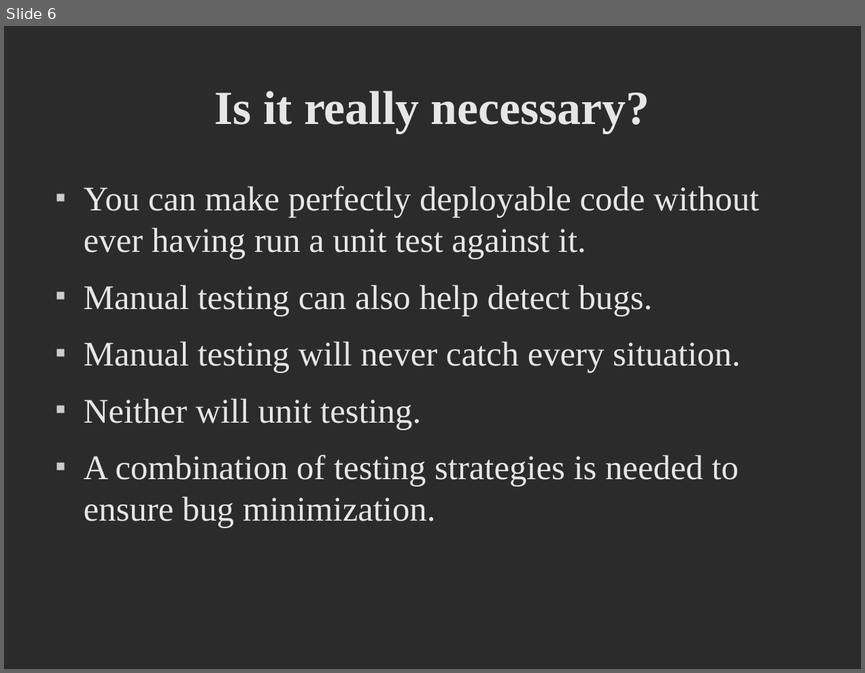
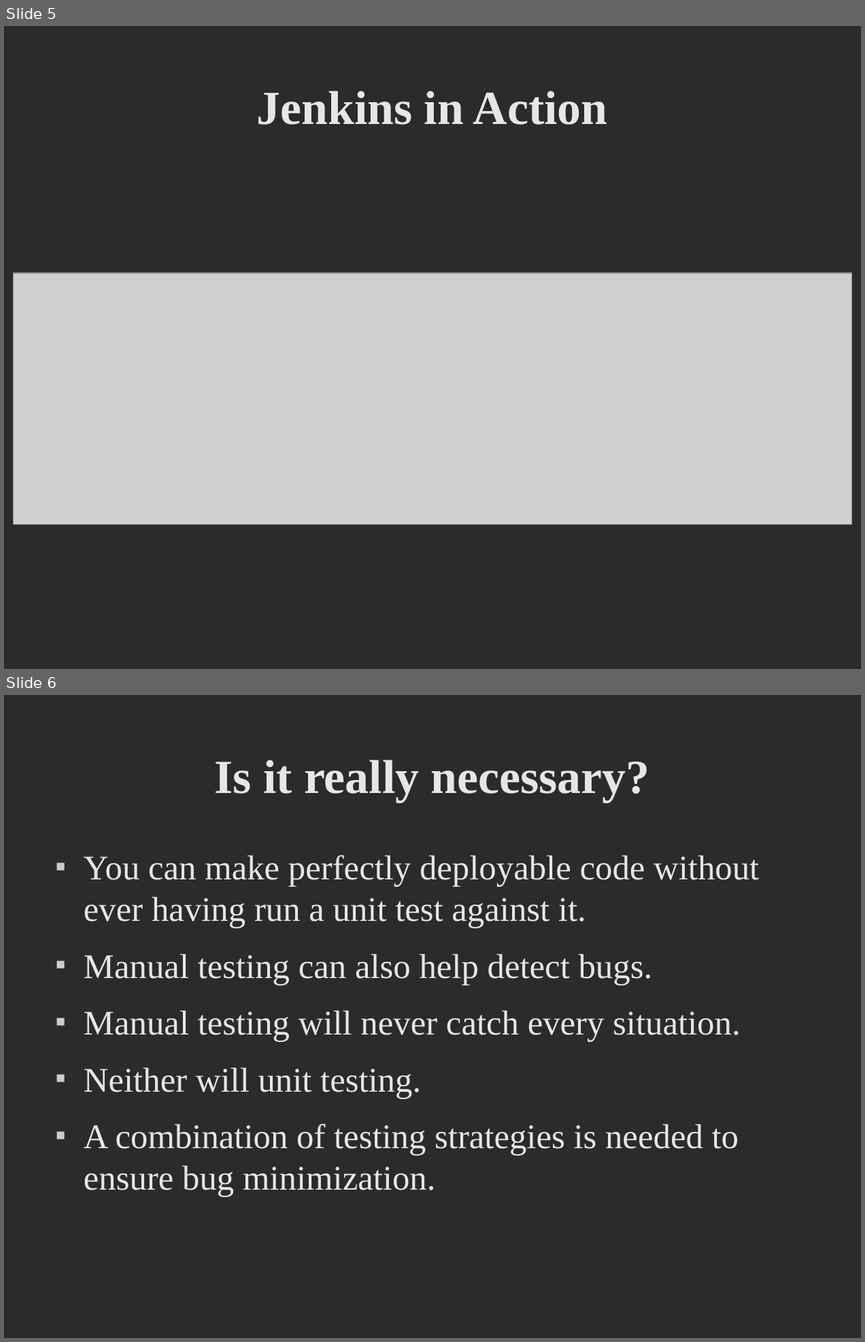
Before and after one commit to dfanica/onesite-unit-test-demo, a slide deck: public/files/presentation.odp. Shown one above the other, each under a label of ours: slide 6 before the commit, slides 5 and 6 after it. The pictures are 865x673 and 865x1342 pixels, drawn with LibreOffice and Linux fonts; fonts in the diff are those of the drawing; grey boxes stand for pictures; background and template pictures are left out; a plain dark background stands for a picture behind light text. Boxes give left, top, right and bottom in pixels: in the first picture for what was removed or moved away, otherwise in the second. Text is boxed around its words. In the diff, an @@ line names an element or a change of style, - is before the commit and + after.

```diff
--- a/public/files/presentation.odp
+++ b/public/files/presentation.odp
@@ slide 5 added at bbox=[4, 26, 861, 669], background picture (left out) @@
@@ title added at bbox=[257, 91, 608, 125], 44 pt, text #E6E6E6, bold @@
+Jenkins in Action
@@ picture added at bbox=[14, 274, 851, 524] @@
```
Also in this commit, not shown: 2 slides changed, 5 other slides added, 2 slides removed, 1 other file.
